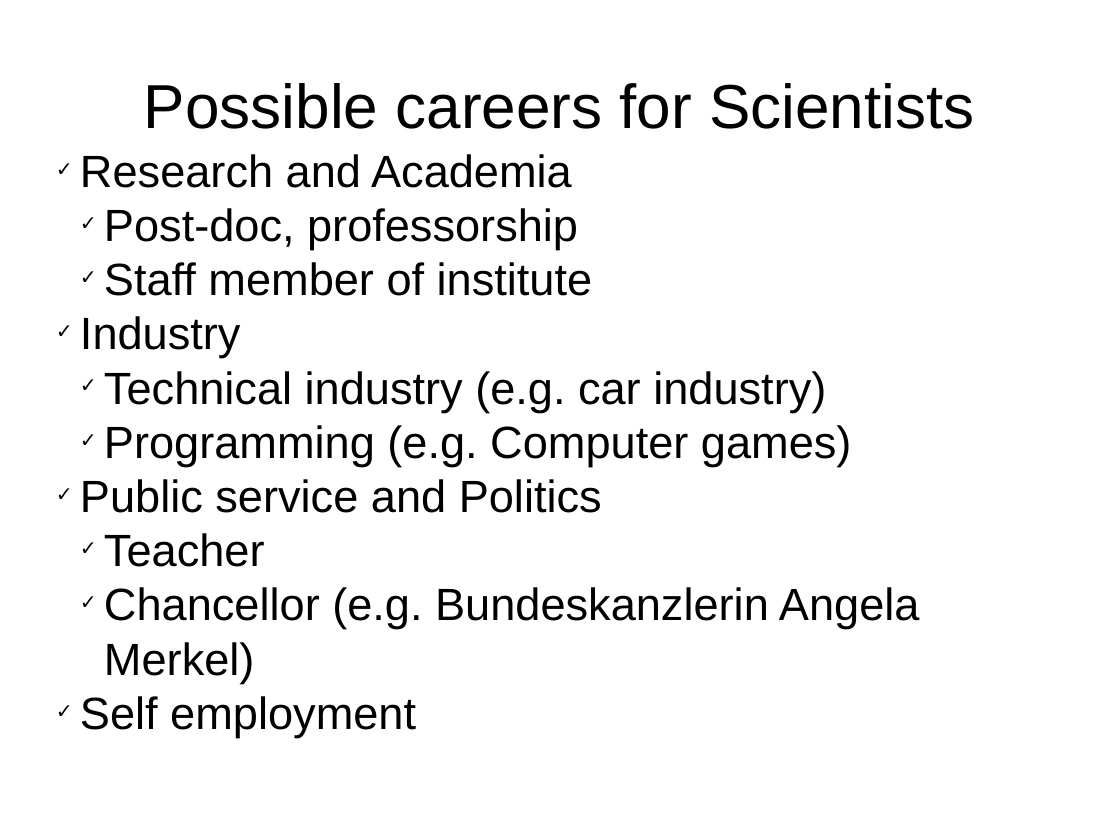
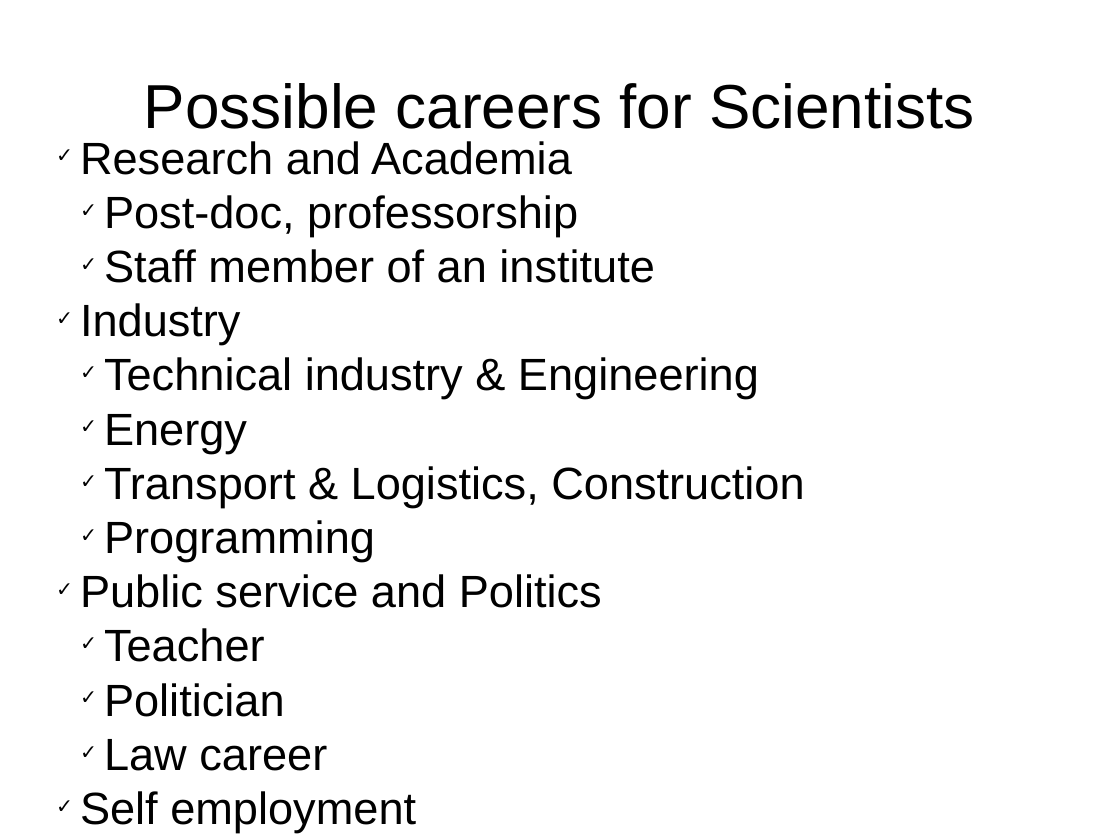
Before and after one commit to Schuea/PhD, a slide deck: slide 2 of talks/LCWS_Morioka_Outreach_Future.odp. Drawn at 1120x840 pixels with LibreOffice and Linux fonts; fonts in the diff are those of the drawing. Boxes give left, top, right and bottom in pixels: in the first picture for what was removed or moved away, otherwise in the second. Text is boxed around its words. In the diff, an @@ line names an element or a change of style, - is before the commit and + after.

```diff
--- a/talks/LCWS_Morioka_Outreach_Future.odp
+++ b/talks/LCWS_Morioka_Outreach_Future.odp
@@ subtitle "Research and Academia": place and size @@
-subtitle "Research and Academia" at <box>80,154,920,737</box>
+subtitle "Research and Academia" at <box>80,141,804,833</box>
@@ subtitle at <box>104,249,654,283</box>: text changed @@
-  ✓ Staff member of institute
+  ✓ Staff member of an institute
@@ subtitle at <box>104,357,804,562</box>: text changed @@
-  ✓ Technical industry (e.g. car industry)
-  ✓ Programming (e.g. Computer games)
+  ✓ Technical industry & Engineering
+  ✓ Energy
+  ✓ Transport & Logistics, Construction
+  ✓ Programming
@@ subtitle at <box>104,683,327,771</box>: text changed @@
-  ✓ Chancellor (e.g. Bundeskanzlerin Angela Merkel)
+  ✓ Politician
+  ✓ Law career
```
Also in this commit, not shown: 1 other slide changed, 3 slides added, 1 slide removed.
